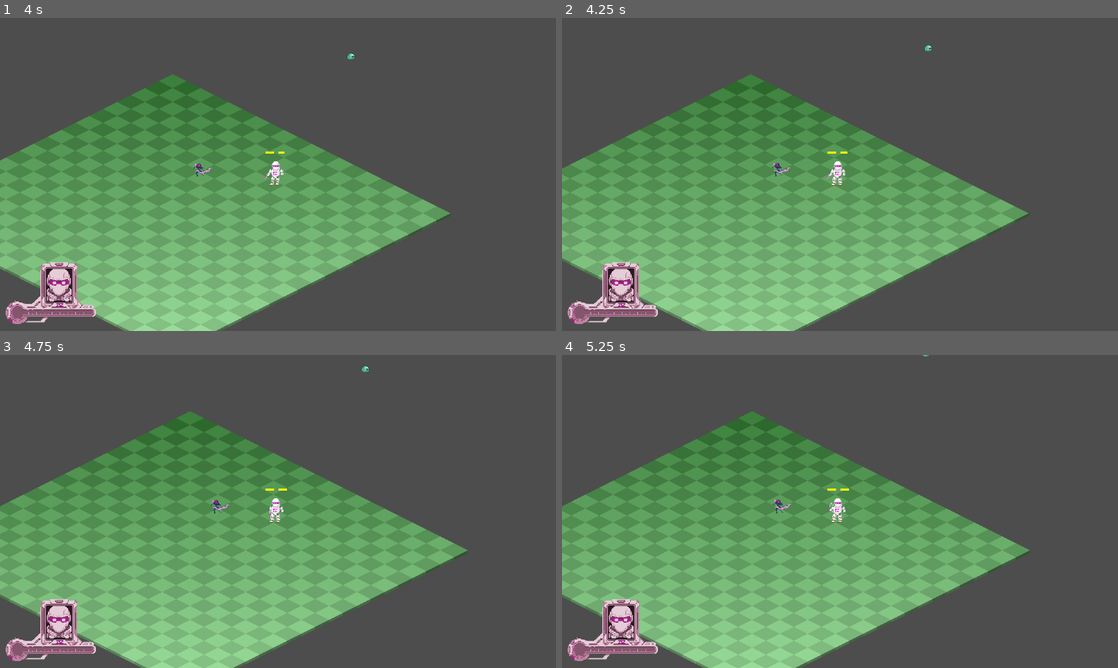
Above: before the commit, frames 1-4 (two rows, left to right).
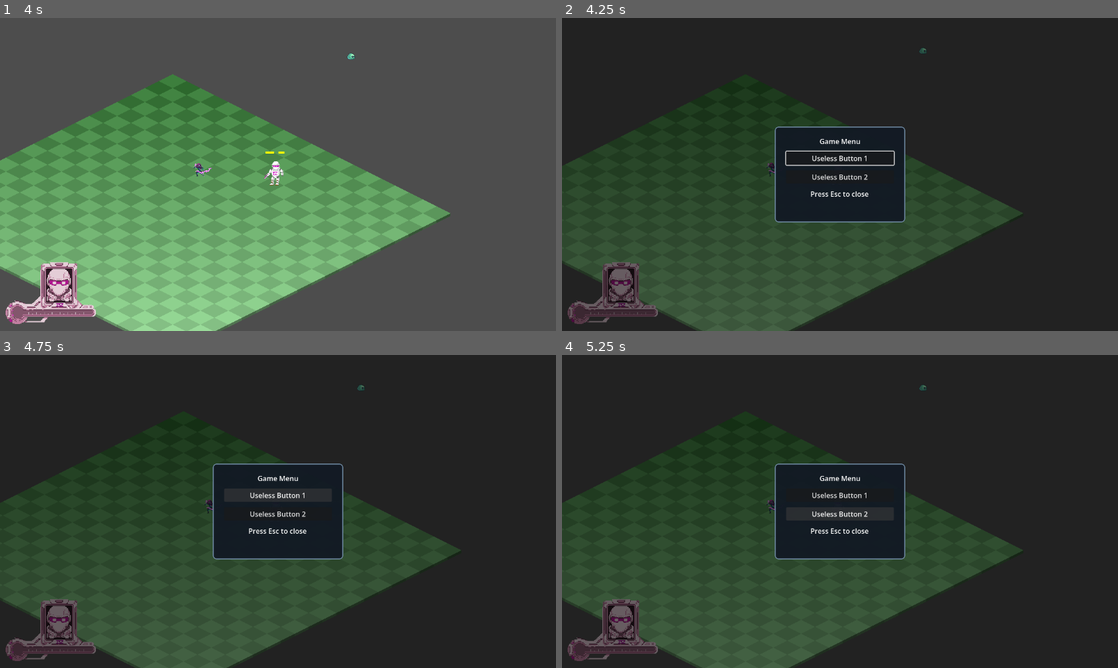
Above: after the commit, the same moments.

Repository: NoeRoberties/Odomat
Game: Godot game, scene res://Scenes/Maps/World.tscn
Same seed, same stepped clock (60 frames per second), same inputs: the game is played once before the commit and once after it.
Inputs (mouse positions are in pixels of both pictures, inside the frame that each line leads up to):
- Up to frame 1 (4 s): tap Enter at 0.5 s; move the mouse to (400, 158) at 0.52 s; hold D (move_right) 0.53-1.28 s; hold Shift (dash) 0.53-1.28 s; move the mouse to (166, 190) at 1.27 s; hold S (move_down) 1.28-2.03 s; tap Space (interact_npc) at 1.35 s; move the mouse to (333, 105) at 2.02 s; press the mouse at (333, 105) at 2.03 s; hold D (move_right) 2.03-2.78 s; move the mouse to (250, 237) at 2.77 s; release the mouse at (250, 237) at 2.78 s; hold W (move_up) 2.78-3.53 s; tap Shift (dash) at 2.85 s; move the mouse to (444, 221) at 3.52 s; hold A (move_left) from 3.53 s (still down); hold Space (interact_npc) from 3.53 s (still down)
- Up to frame 2 (4.25 s): keep holding A (move_left); keep holding Space (interact_npc); tap Escape (escape_inventory) at 4.15 s
- Up to frame 3 (4.75 s): release A (move_left) at 4.25 s; release Space (interact_npc) at 4.25 s; click (278, 495) at 4.25 s, where only the run after the commit has a clickable "Useless Button 1"
- Up to frame 4 (5.25 s): click (840, 514) at 5 s, where only the run after the commit has a clickable "Useless Button 2"

Frame 1 is identical in both runs. In frame 2, 100% of the frame differs, in the area x 0-100%, y 0-100%; in frame 3, 100%; in frame 4, 100%.

Commit message:
[ADD] in game empty menu for simple settings + [UPT] EquipmentMenu open method to follow a modulary and common menu handling architecture

Diff:
--- /dev/null
+++ b/godot-project/odomat/Scenes/UI/InGameMenu/InGameMenu.tscn
@@ -0,0 +1,77 @@
+[gd_scene format=3]
+
+[ext_resource type="Script" path="res://Scripts/UI/InGameMenu/in_game_menu.gd" id="1_7m2gq"]
+
+[sub_resource type="StyleBoxFlat" id="StyleBoxFlat_overlay"]
+bg_color = Color(0, 0, 0, 0.55)
+
+[sub_resource type="StyleBoxFlat" id="StyleBoxFlat_panel"]
+bg_color = Color(0.07, 0.1, 0.14, 0.95)
+
+border_width_left = 2
+border_width_top = 2
+border_width_right = 2
+border_width_bottom = 2
+border_color = Color(0.45, 0.56, 0.66, 1)
+corner_radius_top_left = 8
+corner_radius_top_right = 8
+corner_radius_bottom_right = 8
+corner_radius_bottom_left = 8
+
+[node name="InGameMenu" type="CanvasLayer"]
+process_mode = 3
+script = ExtResource("1_7m2gq")
+
+[node name="Overlay" type="Panel" parent="."]
+anchors_preset = 15
+anchor_right = 1.0
+anchor_bottom = 1.0
+grow_horizontal = 2
+grow_vertical = 2
+theme_override_styles/panel = SubResource("StyleBoxFlat_overlay")
+
+[node name="CenterContainer" type="CenterContainer" parent="."]
+anchors_preset = 15
+anchor_right = 1.0
+anchor_bottom = 1.0
+grow_horizontal = 2
+grow_vertical = 2
+
+[node name="PanelContainer" type="PanelContainer" parent="CenterContainer"]
+custom_minimum_size = Vector2(300, 220)
+layout_mode = 2
+theme_override_styles/panel = SubResource("StyleBoxFlat_panel")
+
+[node name="MarginContainer" type="MarginContainer" parent="CenterContainer/PanelContainer"]
+layout_mode = 2
+theme_override_constants/margin_left = 24
+theme_override_constants/margin_top = 20
+theme_override_constants/margin_right = 24
+theme_override_constants/margin_bottom = 20
+
+[node name="VBoxContainer" type="VBoxContainer" parent="CenterContainer/PanelContainer/MarginContainer"]
+layout_mode = 2
+theme_override_constants/separation = 12
+
+[node name="Title" type="Label" parent="CenterContainer/PanelContainer/MarginContainer/VBoxContainer"]
+layout_mode = 2
+text = "Game Menu"
+horizontal_alignment = 1
+
+[node name="ButtonOne" type="Button" parent="CenterContainer/PanelContainer/MarginContainer/VBoxContainer"]
+unique_name_in_owner = true
+layout_mode = 2
+text = "Useless Button 1"
+
+[node name="ButtonTwo" type="Button" parent="CenterContainer/PanelContainer/MarginContainer/VBoxContainer"]
+unique_name_in_owner = true
+layout_mode = 2
+text = "Useless Button 2"
+
+[node name="Hint" type="Label" parent="CenterContainer/PanelContainer/MarginContainer/VBoxContainer"]
+layout_mode = 2
+text = "Press Esc to close"
+horizontal_alignment = 1
+
+[connection signal="pressed" from="CenterContainer/PanelContainer/MarginContainer/VBoxContainer/ButtonOne" to="." method="_on_button_one_pressed"]
+[connection signal="pressed" from="CenterContainer/PanelContainer/MarginContainer/VBoxContainer/ButtonTwo" to="." method="_on_button_two_pressed"]
--- a/godot-project/odomat/Scripts/Player/player.gd
+++ b/godot-project/odomat/Scripts/Player/player.gd
@@ -15,6 +15,7 @@
 }
 
 const EquipmentMenuScene: PackedScene = preload("res://Scenes/UI/EquipmentMenu/EquipmentMenu.tscn")
+const InGameMenuScene: PackedScene = preload("res://Scenes/UI/InGameMenu/InGameMenu.tscn")
 
 var _health := max_health
 var _hit_invulnerability: float = 0.0
@@ -50,11 +51,31 @@
 func _unhandled_input(event: InputEvent) -> void:
 	if GameState.current_state != GameState.GameState.PLAYING:
 		return
+	if event.is_action_pressed("escape_inventory"):
+		_open_in_game_menu()
+		return
 	if event.is_action_pressed("open_inventory"):
-		add_child(EquipmentMenuScene.instantiate())
+		_open_equipment_menu()
 		return
 	if event.is_action_pressed("interact_npc") and _npc_to_interact != null:
 		_npc_to_interact._launch_dialogue()
+
+
+func _open_equipment_menu() -> void:
+	_open_menu(EquipmentMenuScene, "EquipmentMenu")
+
+
+func _open_in_game_menu() -> void:
+	_open_menu(InGameMenuScene, "InGameMenu")
+
+
+func _open_menu(menu_scene: PackedScene, menu_node_name: String) -> void:
+	if get_tree().root.get_node_or_null(menu_node_name) != null:
+		return
+	GameState.current_state = GameState.GameState.MENU
+	var menu := menu_scene.instantiate()
+	menu.name = menu_node_name
+	get_tree().root.add_child(menu)
 
 
 func _process(delta: float) -> void:
--- /dev/null
+++ b/godot-project/odomat/Scripts/UI/InGameMenu/in_game_menu.gd
@@ -0,0 +1,27 @@
+extends CanvasLayer
+
+@onready var _first_button: Button = %ButtonOne
+
+
+func _ready() -> void:
+	GameState.current_state = GameState.GameState.MENU
+	_first_button.grab_focus()
+
+
+func _input(event: InputEvent) -> void:
+	if event.is_action_pressed("escape_inventory"):
+		_close_menu()
+		get_viewport().set_input_as_handled()
+
+
+func _close_menu() -> void:
+	GameState.current_state = GameState.GameState.PLAYING
+	queue_free()
+
+
+func _on_button_one_pressed() -> void:
+	pass
+
+
+func _on_button_two_pressed() -> void:
+	pass
Not shown, added: godot-project/odomat/Scripts/UI/InGameMenu/in_game_menu.gd.uid
